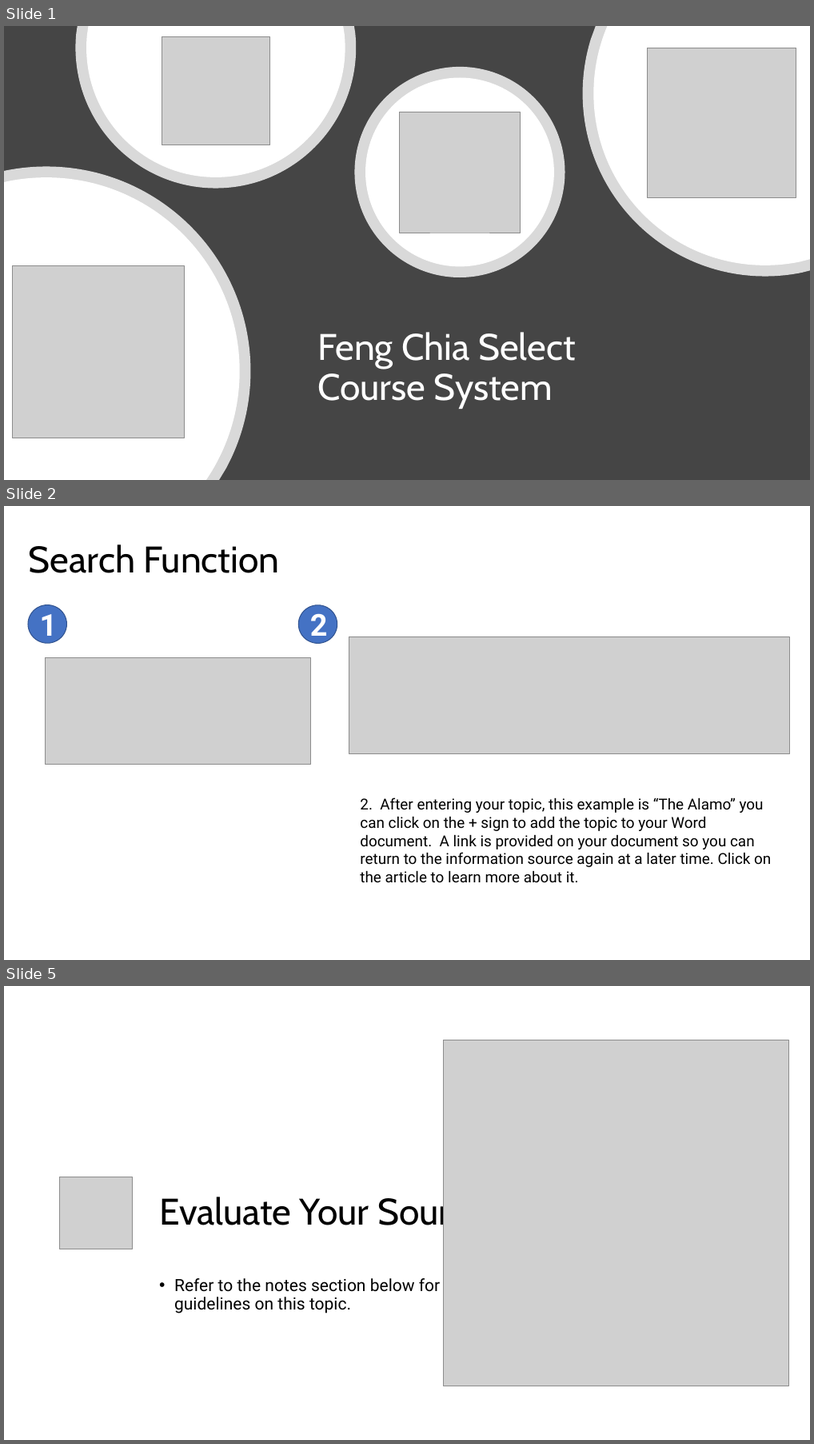
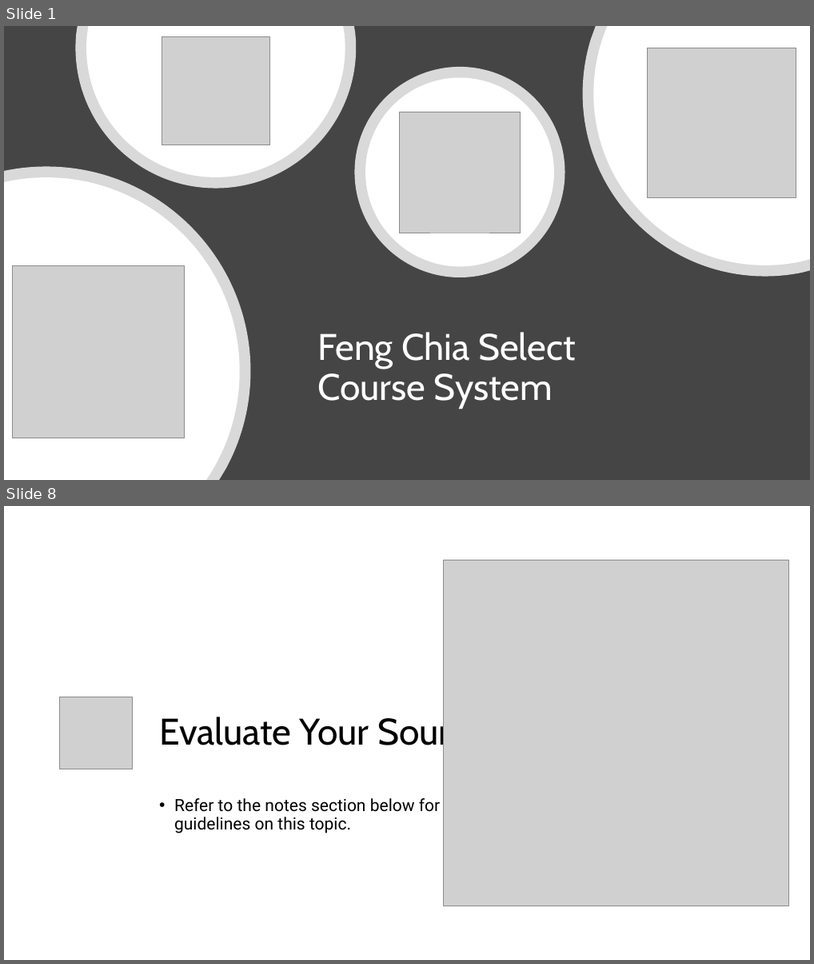
Before and after one commit to Leonardo-Classroom/dbmid, a slide deck: ppt.pptx. Shown one above the other, each under a label of ours: slides 1, 2 and 5 before the commit, slides 1 and 8 after it; the slides between them are not shown. The pictures are 814x1444 and 814x964 pixels, drawn with LibreOffice and Linux fonts; fonts in the diff are those of the drawing; grey boxes stand for pictures. Boxes give left, top, right and bottom in pixels: in the first picture for what was removed or moved away, otherwise in the second. Text is boxed around its words. In the diff, an @@ line names an element or a change of style, - is before the commit and + after.

```diff
--- a/ppt.pptx
+++ b/ppt.pptx
@@ slide 2 removed at (4, 506, 810, 960), background #FFFFFF @@
@@ title removed at (29, 544, 279, 573) @@
-Search Function
@@ ellipse removed at (28, 605, 67, 644) @@
-1
@@ ellipse removed at (298, 605, 338, 644) @@
-2
@@ picture removed at (349, 636, 790, 753) @@
@@ picture removed at (45, 657, 310, 764) @@
@@ text removed at (360, 797, 771, 883) @@
-2. After entering your topic, this example is “The Alamo” you can click on the + sign to add the topic to your Word document. A link is provided on your document so you can return to the information source again at a later time. Click on the article to learn more about it.
@@ what was slide 5 is now slide 8 @@
```
Also in this commit, not shown: 6 slides added, 2 other slides removed, 1 other file.
